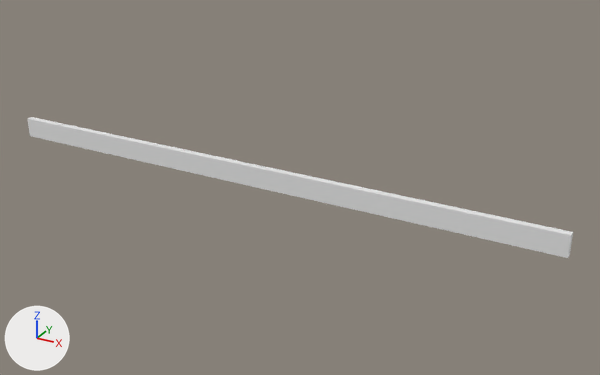
One commit to the OBJ model Simulator/Assets/BlenderModels/TrainTrafficLightBarrier_Inversed.obj: the scene before it, then after it.
Rendered twice from a 50 mm lens placed at (0.93, -5.76, 4.56), pointed at (-2.27, 0.07, 1.64). Arrows for +X, +Y and +Z are at lower left; the lights stay in place. Where no turn or scale is listed for an object, it has been applied to the vertices.

In view in the first picture: 'TrainTrafficLightBarrier_Inversed'.
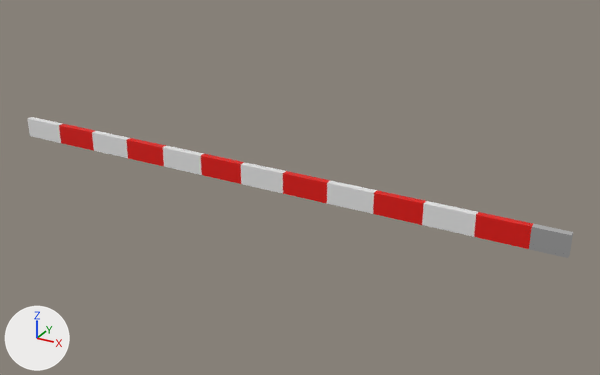
Where the change shows, as pixel boxes [x1, y1, x2, y2] in the pictures (600 x 375 px):
'TrainTrafficLightBarrier_Inversed', recoloured, surface changed (white to red)
    both: [56, 122, 573, 258]

Patch to the scene script:
```diff
--- a/Simulator/Assets/BlenderModels/TrainTrafficLightBarrier_Inversed.obj.py
+++ b/Simulator/Assets/BlenderModels/TrainTrafficLightBarrier_Inversed.obj.py
@@ mat_m_iron @@
 mat_m_iron = principled_material('M_Iron')
-mat_m_iron.base_color = (0.8, 0.8, 0.8)  # white #e7e7e7
-mat_m_iron.roughness = 1.0
+mat_m_iron.base_color = (1.0, 1.0, 1.0)  # white #ffffff
+mat_m_iron.roughness = 0.0513
+mat_m_iron.metallic = 1.0
@@ mat_m_barrierred @@
 mat_m_barrierred = principled_material('M_BarrierRed')
-mat_m_barrierred.base_color = (0.8, 0.8, 0.8)  # white #e7e7e7
+mat_m_barrierred.base_color = (0.774, 0.00309, 0.0)  # red #e40a00
 mat_m_barrierred.roughness = 1.0
```
